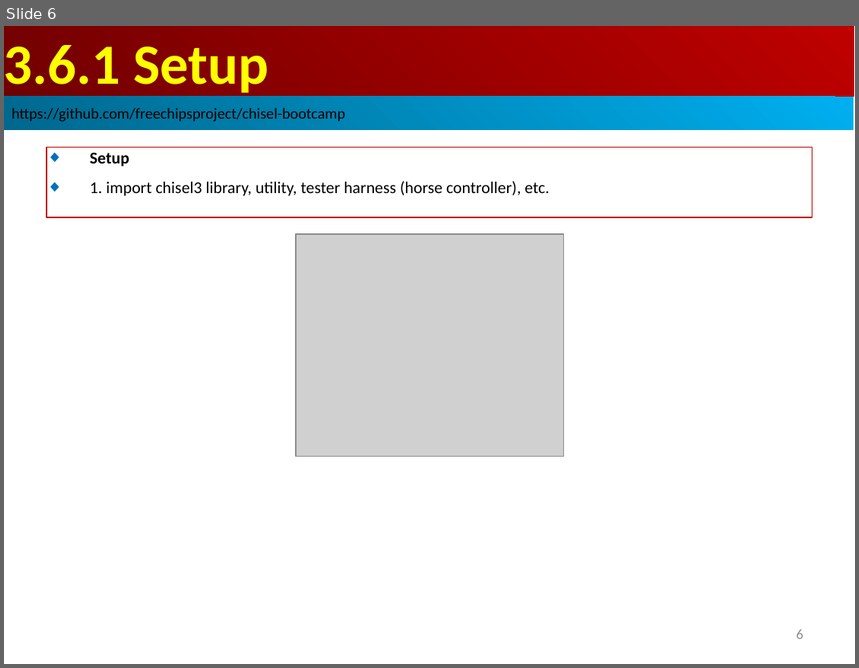
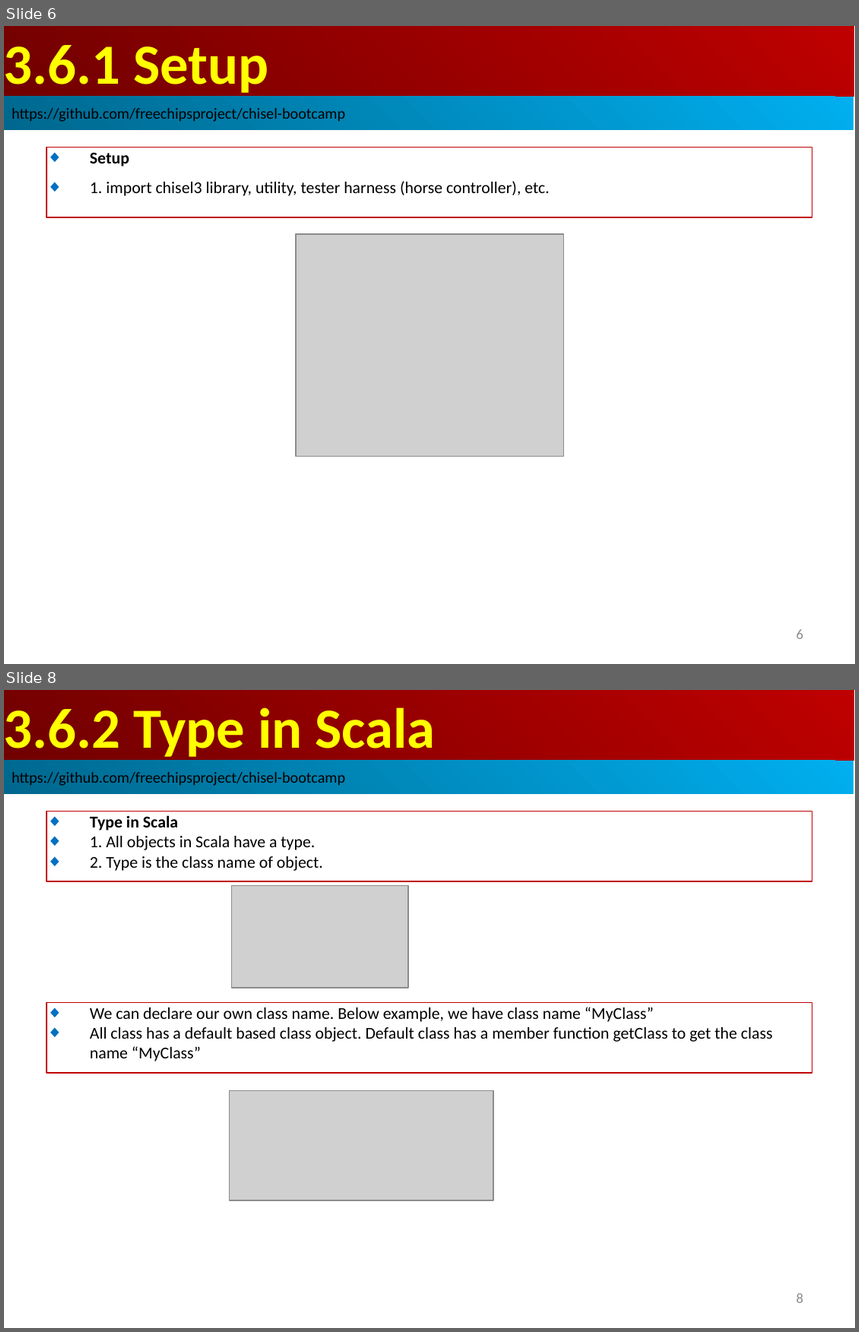
Before and after one commit to peterhchen/AIU_CS800_Chisel, a slide deck: 300_UCB_BC/003.6_Type/000_Video/003.6_Type.ppt. Shown one above the other, each under a label of ours: slide 6 before the commit, slides 6 and 8 after it; the slides between them are not shown. The pictures are 859x668 and 859x1332 pixels, drawn with LibreOffice and Linux fonts; fonts in the diff are those of the drawing; grey boxes stand for pictures. Boxes give left, top, right and bottom in pixels: in the first picture for what was removed or moved away, otherwise in the second. Text is boxed around its words. In the diff, an @@ line names an element or a change of style, - is before the commit and + after.

```diff
--- a/300_UCB_BC/003.6_Type/000_Video/003.6_Type.ppt
+++ b/300_UCB_BC/003.6_Type/000_Video/003.6_Type.ppt
@@ slide 8 added at (x1=4, y1=690, x2=855, y2=1328), background #FFFFFF @@
@@ rectangle added at (x1=4, y1=690, x2=854, y2=761), fill gradient #BF0000 to #710000, 48 pt, text #FFFF00, bold @@
+3.6.2 Type in Scala
@@ rectangle added at (x1=4, y1=761, x2=854, y2=794), fill gradient #00AFEF to #00688E, 13 pt, text #000000 @@
+https://github.com/freechipsproject/chisel-bootcamp
@@ rectangle added at (x1=47, y1=811, x2=813, y2=882), outline #C00000 0.74 pt, 14 pt, text #000000 @@
+◆ Type in Scala
+◆ 1. All objects in Scala have a type.
+◆ 2. Type is the class name of object.
@@ picture added at (x1=232, y1=886, x2=408, y2=988) @@
@@ rectangle added at (x1=47, y1=1002, x2=813, y2=1073), outline #C00000 0.74 pt, 14 pt, text #000000 @@
+◆ We can declare our own class name. Below example, we have class name “MyClass”
+◆ All class has a default based class object. Default class has a member function getClass to get the class name “MyClass”
@@ picture added at (x1=230, y1=1091, x2=493, y2=1201) @@
@@ page number added at (x1=797, y1=1293, x2=804, y2=1303), 12 pt, text #8B8B8B @@
+8
```
Also in this commit, not shown: 25 other slides added.
